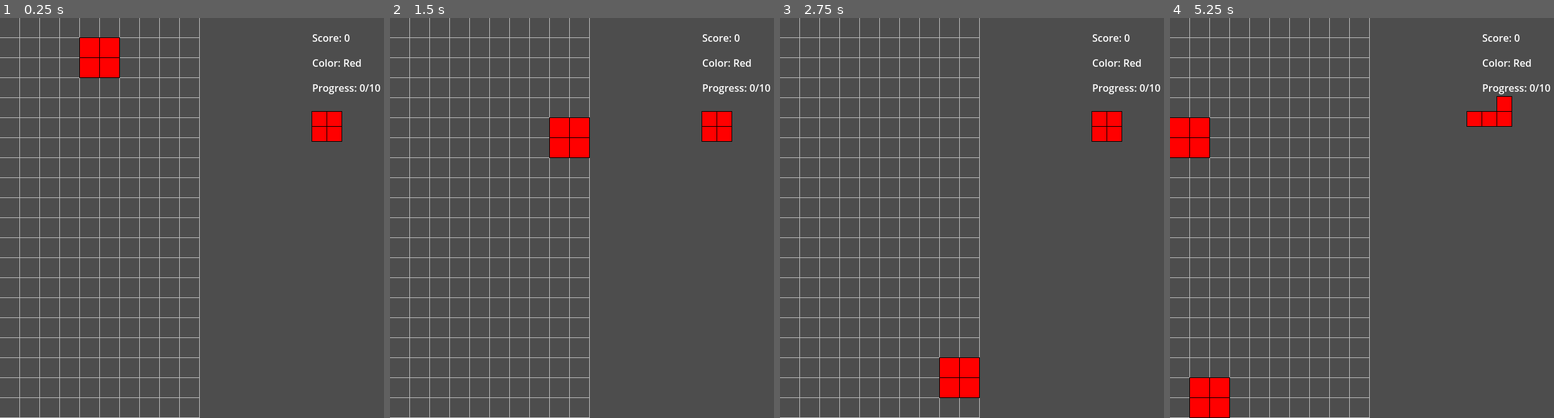
Above: before the commit, frames 1-4 (left to right).
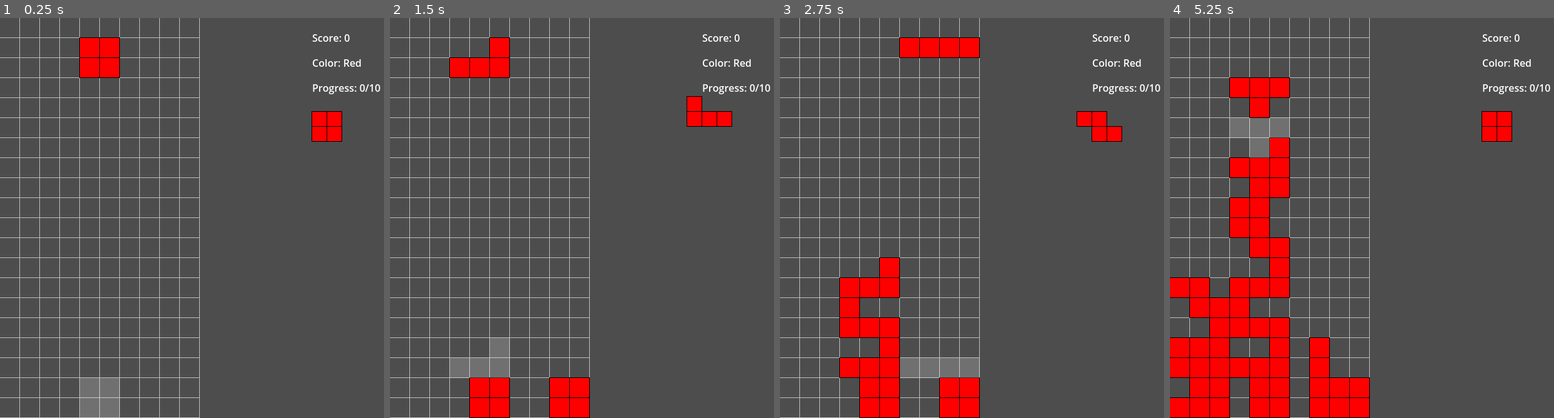
Above: after the commit, the same moments.

Repository: ChinZhengHong/Spectris
Game: Godot game, scene res://main.tscn
Same seed, same stepped clock (60 frames per second), same inputs: the game is played once before the commit and once after it.
Inputs:
- Up to frame 1 (0.25 s): no input
- Up to frame 2 (1.5 s): tap Enter at 0.5 s; hold Right (ui_right) 0.53-1.28 s; hold Space (ui_select) 0.53-1.28 s; hold Down (ui_down) from 1.28 s (still down); tap Space (ui_select) at 1.35 s
- Up to frame 3 (2.75 s): tap Space (ui_select) at 1.52, 1.82 s; release Down (ui_down) at 2.03 s; hold Right (ui_right) from 2.03 s (still down); hold Space (ui_select) from 2.03 s (still down)
- Up to frame 4 (5.25 s): tap Enter at 2.75 s; release Right (ui_right) at 2.78 s; release Space (ui_select) at 2.78 s; hold Up (ui_up) 2.78-3.53 s; tap Space (ui_select) at 2.85, 3.02, 3.32, 4.35, 4.52, 4.82 s; hold Space (ui_select) 3.53-4.28 s; hold Left (ui_left) 3.53-5.03 s; hold Down (ui_down) from 5.03 s (still down); hold Space (ui_select) from 5.03 s (still down)

The runs differ from the first frame. In frame 1, 1.0% of the frame differs, in the area x 20-32%, y 90-100%; in frame 2, 5.9%; in frame 3, 7.2%; in frame 4, 16%, in the area x 0-90%, y 14-100%.

Commit message:
add hard frop and ghost piece

Diff:
--- a/current_piece.gd
+++ b/current_piece.gd
@@ -145,6 +145,12 @@
 	queue_redraw()
 
 func _draw():
+	var ghost_pos = _get_ghost_position()
+	for i in range(block_offsets.size()):
+		var ghost_cell = ghost_pos + block_offsets[i]
+		var ghost_rect = Rect2(ghost_cell.x * CELL_SIZE, ghost_cell.y * CELL_SIZE, CELL_SIZE, CELL_SIZE)
+		draw_rect(ghost_rect, Color(1, 1, 1, 0.2))
+
 	for i in range(block_offsets.size()):
 		var cell = grid_position + block_offsets[i]
 		var rect = Rect2(cell.x * CELL_SIZE, cell.y * CELL_SIZE, CELL_SIZE, CELL_SIZE)
@@ -169,7 +175,11 @@
 					grid_position = test_pos
 					queue_redraw()
 					break
-
+	elif event.is_action_pressed("ui_select"):
+		while _can_move(block_offsets, grid_position + Vector2i(0, 1)):
+			grid_position += Vector2i(0, 1)
+		_lock_piece()
+		_spawn_piece()
 
 func _on_timer_timeout() -> void:
 	if is_game_over:
@@ -189,3 +199,9 @@
 	board.check_and_clear_lines()
 	board.queue_redraw()
 	timer.wait_time = game_manager.get_current_fall_time()
+
+func _get_ghost_position() -> Vector2i:
+	var ghost_pos = grid_position
+	while _can_move(block_offsets, ghost_pos + Vector2i(0, 1)):
+		ghost_pos += Vector2i(0, 1)
+	return ghost_pos
